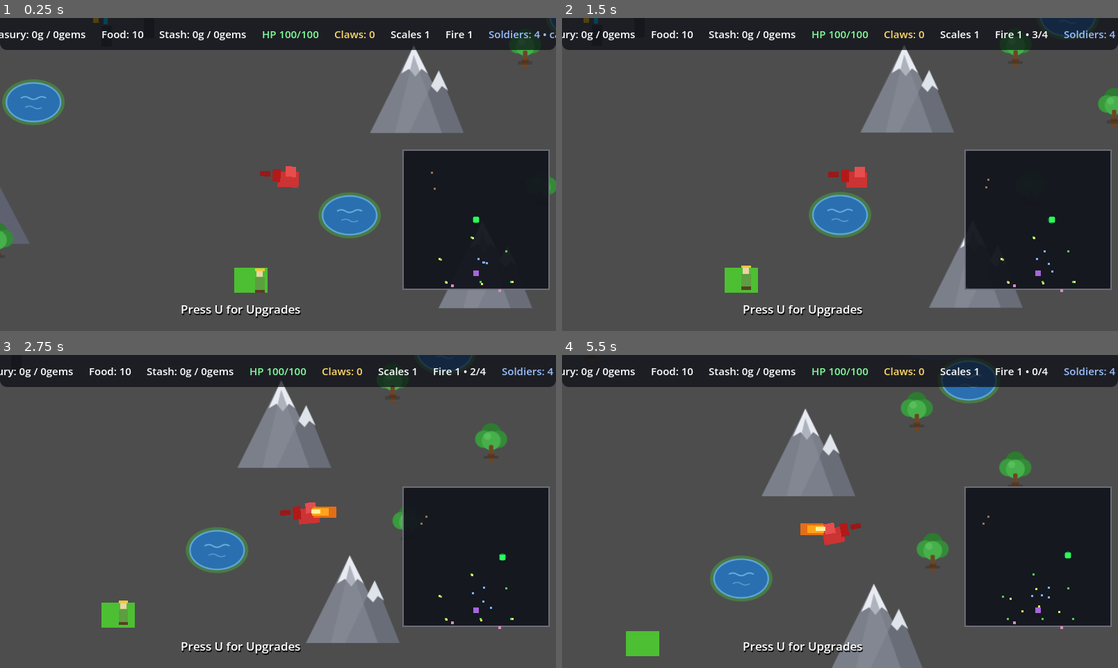
Above: before the commit, frames 1-4 (two rows, left to right).
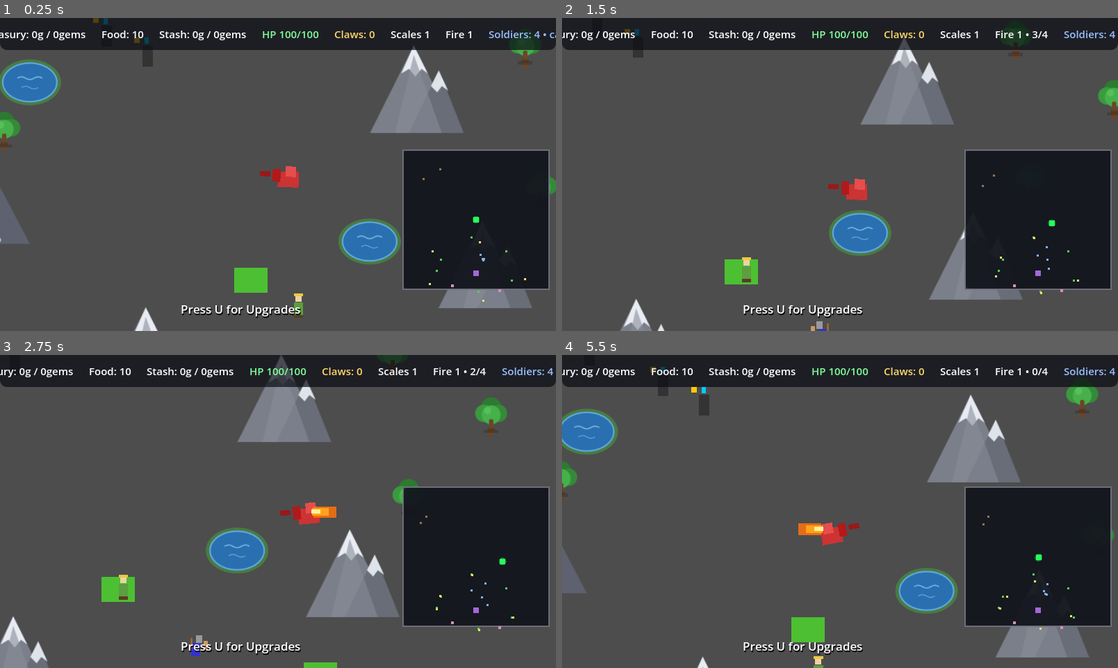
Above: after the commit, the same moments.

Repository: hyperdrive/dragonheart
Game: Godot game, scene res://scenes/main/Main.tscn
The game is run twice, just before and just after one commit, with the same random seed, the same clock (stepped at 60 frames per second) and the same inputs.
Inputs:
- Up to frame 1 (0.25 s): no input
- Up to frame 2 (1.5 s): tap U at 0.5, 1.25 s; hold D (move_right) 0.53-1.28 s; tap Space (fire) at 0.6, 1.35 s; hold S (move_down) from 1.28 s (still down)
- Up to frame 3 (2.75 s): tap U at 2 s; release S (move_down) at 2.03 s; hold D (move_right) from 2.03 s (still down); tap Space (fire) at 2.1 s
- Up to frame 4 (5.5 s): tap U at 2.75, 3.5, 4.25 s; release D (move_right) at 2.78 s; hold W (move_up) 2.78-3.53 s; tap Space (fire) every 0.75 s from 2.85 to 5.1 s; hold A (move_left) 3.53-5.03 s; hold S (move_down) from 5.03 s (still down)

The runs differ from the first frame. In frame 1, 4.9% of the frame differs, in the area x 0-100%, y 0-100%; in frame 2, 5.8%; in frame 3, 10%; in frame 4, 17%, in the area x 0-100%, y 1-100%.

Commit message:
Farm placement rules: field claims, gold regrow, tame meals, terrain registry
User rule batch:
- ONE farmer per field: Field claim lease (claimant_id + claim_expires,
  auto-expiring so fled/dead farmers can't lock plots). Farmer takes the
  claim at pick time, releases on completion, death, and any tree state
  leaving MOVING/WORKING (flee preemption, burnt-mid-tend abort).
- Fields respawn on city gold: one STUBBLE field regrows (instantly) per
  gold delivery via WorldManager._regrow_fields_on_gold; food and gems
  explicitly do not count. Natural slow regrow timer stays as fallback.
- Tamer meals: pig heals 5 (was 15), cow heals 10 (was 25). Flame
  recharge is now heal-gated: Dragon.eat_animal grants charges only when
  the meal actually healed (partial heals count; full-health dragon
  gains nothing and gets a hint print).
- Placement bug fix: unified footprint registry (WorldManager
  _terrain_clearances + FOOTPRINT_RADIUS) - landmarks, fields, mines and
  scenery all register their position+radius during world generation, and
  every later placement (scenery, mines, field jitter) resolves clearance
  against the full registry (self + other + 30px margin). No more
  randomly overlapping terrain/fields; fields also keep the 420px city
  ring with edge clamping (min 205px city clearance guaranteed).

Probes (headless, zero errors): claim exclusivity lobbed across two
farmers (different plots; all-claimed yields TARGET_NONE; lease expiry
frees; release idempotent); gold regrow + food/gem negatives; eat rules
(full-health no-charge hint, pig +5/+1, cow +10/+2 clamp at 4, partial
heal grants); placement registry 6/6 randomized layouts clean (two probe
false-positives tightened: NPCs aren't scenery, boundary walls excluded).
Full-run regression quit-after 3000: zero script errors.

Decisions: docs/decisions/2026-11-08-farm-placement-rules.md

Diff:
--- a/scenes/props/CowPen.tscn
+++ b/scenes/props/CowPen.tscn
@@ -6,7 +6,7 @@
 [node name="CowPen" type="Node2D" groups=["cow_pens"]]
 script = ExtResource("2_pen_script")
 animal_name = "cow"
-heal_amount = 25
+heal_amount = 10
 flame_recharge = 2
 
 [node name="FenceBack" type="ColorRect" parent="."]
--- a/scenes/props/PigPen.tscn
+++ b/scenes/props/PigPen.tscn
@@ -6,7 +6,7 @@
 [node name="PigPen" type="Node2D" groups=["pig_pens"]]
 script = ExtResource("2_pen_script")
 animal_name = "pig"
-heal_amount = 15
+heal_amount = 5
 flame_recharge = 1
 
 [node name="FenceBack" type="ColorRect" parent="."]
--- a/scripts/characters/Dragon.gd
+++ b/scripts/characters/Dragon.gd
@@ -257,12 +257,19 @@
 	health = mini(health + food_value, max_health)
 	health_changed.emit(health)
 
-## Animal snacking (called by AnimalPen): health AND flame charges (each
-## capped; overfeed is a waste of a perfectly good cow).
+## Animal snacking (called by AnimalPen): heals AND flame charges — but per
+## the rule change (2026-11-08), flames only return when the meal actually
+## heals: a full-health dragon gets nothing from the table.
 func eat_animal(health_gain: int, flame_recharge: int) -> void:
-	health = mini(health + health_gain, max_health)
-	health_changed.emit(health)
-	var had := flame_charges
-	flame_charges = minf(flame_charges + float(flame_recharge), float(max_flame_charges))
-	if flame_charges != had:
-		flame_charges_changed.emit(int(flame_charges), max_flame_charges)
+	var healed := 0
+	if health < max_health:
+		healed = mini(health_gain, max_health - health)
+		health += healed
+		health_changed.emit(health)
+	if healed > 0:
+		var had := flame_charges
+		flame_charges = minf(flame_charges + float(flame_recharge), float(max_flame_charges))
+		if flame_charges != had:
+			flame_charges_changed.emit(int(flame_charges), max_flame_charges)
+	else:
+		print("Dragon is at full health — eating gives no flame recharge!")
--- a/scripts/main/WorldManager.gd
+++ b/scripts/main/WorldManager.gd
@@ -88,11 +88,23 @@
 ## Pending NPC respawns: {"type", "position", "timer_left"} — gated on the
 ## matching pen having a live animal (farmer↔pig, miner↔cow).
 var _respawn_queue: Array[Dictionary] = []
-var _respawn_check_timer: float = 0.0
 var _soldier_timer: Timer
 var _swarm_timer: Timer
 ## Blocking scenery footprint (position + radius) for spawn-clearance checks.
+## Grows during world generation: landmarks, fields and mines all register,
+## so every later placement (scenery, mines, NPC jitter) keeps clear of all
+## of it — no more overlapping terrain.
 var _terrain_clearances: Array = []
+
+## Footprint radii used for registration/probing (visual, in px).
+const FOOTPRINT_RADIUS := {
+	"city": 120.0, "pig_pen": 85.0, "cow_pen": 85.0, "lair": 100.0,
+	"tower": 75.0, "field": 55.0, "tree": 30.0, "lake": 85.0,
+	"mountain": 80.0, "mine": 30.0,
+}
+
+func register_footprint(position: Vector2, radius: float) -> void:
+	_terrain_clearances.append({"pos": position, "radius": radius})
 
 
 func _ready() -> void:
@@ -128,12 +140,18 @@
 
 func generate_world() -> void:
 	spawn_entity("city", 1, city_position)
+	register_footprint(city_position, FOOTPRINT_RADIUS["city"])
 	spawn_entity("pig_pen", 1, pig_pen_position)
+	register_footprint(pig_pen_position, FOOTPRINT_RADIUS["pig_pen"])
 	spawn_entity("cow_pen", 1, cow_pen_position)
+	register_footprint(cow_pen_position, FOOTPRINT_RADIUS["cow_pen"])
 	spawn_entity("lair", 1, lair_position)     # solid like other mountains
+	register_footprint(lair_position, FOOTPRINT_RADIUS["lair"])
 	spawn_entity("tower", 1, tower_position)   # wizard upgrades landmark
+	register_footprint(tower_position, FOOTPRINT_RADIUS["tower"])
 	spawn_fields()
-	# Scenery avoids ALL landmarks (incl. lair + tower) with clearances.
+	# Scenery avoids ALL registered footprints (landmarks + fields) with
+	# per-spot radius padding — no more visual overlaps with the farm belt.
 	spawn_scenery()
 	spawn_entity("mine", mine_count, mine_center, 180.0)
 	spawn_farmers()
@@ -145,16 +163,22 @@
 
 
 ## Fields ring the farm belt — deliberately FARTHER from the city (user
-## request): the dragon burning crops is the consequence loop, but the pen
-## cluster stays defensible. Clamped inside the world bounds.
+## request): each placement resolves against the whole footprint registry
+## (landmarks AND each other) so plots never collide before anything is
+## placed on top.
 func spawn_fields() -> void:
 	var margin := 80.0
+	var field_radius: float = FOOTPRINT_RADIUS["field"]
 	for i in field_count:
 		var angle := TAU * float(i) / float(field_count) + 0.4
-		var position := city_position + Vector2.RIGHT.rotated(angle) * 420.0
-		position.x = clampf(position.x, -world_size.x / 2 + margin, world_size.x / 2 - margin)
-		position.y = clampf(position.y, -world_size.y / 2 + margin, world_size.y / 2 - margin)
+		var anchor := city_position + Vector2.RIGHT.rotated(angle) * 420.0
+		anchor.x = clampf(anchor.x, -world_size.x / 2 + margin, world_size.x / 2 - margin)
+		anchor.y = clampf(anchor.y, -world_size.y / 2 + margin, world_size.y / 2 - margin)
+		var position := _terrain_free_position(anchor, field_radius)
+		if position == Vector2.INF:
+			position = anchor  # map too crowded at this spot; never lose a field
 		spawn_entity("field", 1, position)
+		register_footprint(position, field_radius)
 		field_positions.append(position)
 
 
@@ -172,15 +196,13 @@
 		entity_spawned.emit("farmer", position)
 
 
-## Blocking scenery: trees, lakes, mountains — placed clear of all features
-## (city, fields, pens, dragon start) so travel routes stay open.
+## Blocking scenery: trees, lakes, mountains — placed clear of EVERYTHING in
+## the footprint registry (landmarks, fields) with proper radius padding.
+## Only the dragon's spawn clearing stays a special protected spot.
 func spawn_scenery() -> void:
 	var protected: Array = [
-		city_position, Vector2.ZERO, pig_pen_position, cow_pen_position,
-		lair_position, tower_position,
+		{"pos": Vector2.ZERO, "pad": 90.0},  # dragon start
 	]
-	for field_pos: Vector2 in field_positions:
-		protected.append(field_pos)
 	var counts := [tree_count, lake_count, mountain_count]
 	for kind_id in counts.size():
 		for i in counts[kind_id]:
@@ -193,11 +215,13 @@
 			var obstacle := scene.instantiate()
 			obstacle.global_position = position
 			add_child(obstacle)
-			_terrain_clearances.append({"pos": position, "radius": radius})
+			register_footprint(position, radius)
 			entity_spawned.emit("terrain", position)
 
 
-## Jitter around an anchor until the spot is reasonably free of scenery.
+## Jitter around an anchor until the spot is reasonably free (checks the
+## whole footprint registry); `protected` overrides use dict spots:
+## {"pos": Vector2, "pad": float} — blocked inside protected_margin + pad.
 func _terrain_free_position(anchor: Vector2, self_radius: float,
 	protected := [] as Array, protected_margin := 90.0) -> Vector2:
 	var rng := RandomNumberGenerator.new()
@@ -219,8 +243,9 @@
 		if blocked:
 			continue
 		var clear := true
-		for spot: Vector2 in protected:
-			if candidate.distance_to(spot) < protected_margin:
+		for spot: Dictionary in protected:
+			if candidate.distance_to(spot["pos"]) \
+					< protected_margin + float(spot.get("pad", 0.0)):
 				clear = false
 				break
 		if clear:
@@ -288,6 +313,10 @@
 			if soldier != null:
 				soldier.home_position = soldier.global_position
 				soldier.npc_died.connect(_on_npc_died.bind(soldier))
+		"mine":
+			var mine := instance as Node2D
+			if mine != null:
+				register_footprint(mine.global_position, FOOTPRINT_RADIUS["mine"])
 
 
 ## Jittered position inside the mining district (spreads miners across it).
@@ -422,6 +451,19 @@
 func _on_resource_delivered(_npc_type: String, res_type: String, amount: int) -> void:
 	if game_manager != null:
 		game_manager.deposit_treasury(res_type, amount)
+	# A payment reaching the treasury sows one burnt field again (rule
+	# 2026-11-08) — gold literally makes the farm belt come back.
+	if res_type == "gold":
+		_regrow_fields_on_gold()
+
+## One STUBBLE field per gold delivery (fields in the RP order they appear
+## in the group; the rest keep waiting on the fund).
+func _regrow_fields_on_gold() -> void:
+	for node: Node in get_tree().get_nodes_in_group("fields"):
+		var field := node as Field
+		if field != null and not field.is_workable():
+			field.regrow()
+			return
 
 ## Farm cycle pays for livestock: one pig-pen slot and one cow-pen slot
 ## attempt per delivery, each paid from the food pool.
--- a/scripts/npcs/Farmer.gd
+++ b/scripts/npcs/Farmer.gd
@@ -45,6 +45,9 @@
 	behavior_tree = BehaviorTree.new()
 	add_child(behavior_tree)
 	behavior_tree.setup(self)
+	# Aborted work (burnt mid-tend, flee preemption) leaves a stale field
+	# claim — hand the plot back the instant work is no longer in progress.
+	behavior_tree.state_changed.connect(_on_tree_state_changed)
 	behavior_tree.register_activity(
 		"tend_fields", 20,
 		_pick_field_target, tend_work_time * level_multiplier(),
@@ -88,21 +91,27 @@
 
 # --- activity providers & completers --------------------------------------
 
-## Nearest GROWN field; TARGET_NONE when town has no workable fields
-## (burnt acreage temporarily removes targets — the consequence loop).
-## Stateful: caches the chosen field node for the mid-work abort gate.
+## Nearest GROWN field that is not claimed by another farmer (rule
+## 2026-11-08: one farmer per field at a time); TARGET_NONE when town has no
+## workable unclaimed acreage. Stateful: caches the chosen field node for the
+## mid-work abort gate, and takes the field's claim lease.
 func _pick_field_target() -> Vector2:
 	_current_field = null
 	var best: Vector2 = BehaviorTree.TARGET_NONE
 	var best_dist := INF
 	for field: Node2D in get_tree().get_nodes_in_group("fields"):
-		if not field.has_method("is_workable") or not field.is_workable():
+		var plot := field as Field
+		if plot == null:
+			continue
+		if not plot.is_workable() or plot.is_claimed_other(get_instance_id()):
 			continue
 		var dist := global_position.distance_squared_to(field.global_position)
 		if dist < best_dist:
 			best_dist = dist
 			best = field.global_position
-			_current_field = field
+			_current_field = plot
+	if _current_field != null:
+		_current_field.claim(get_instance_id(), _claim_lease_ms())
 	return best
 
 ## Work-phase gate: field burnt (or freed) while working → abort without yield.
@@ -110,6 +119,28 @@
 	return _current_field != null \
 		and is_instance_valid(_current_field) \
 		and _current_field.is_workable()
+
+## Claim lease: comfortably covers the walk to a far field + work + slack.
+## Abandonment (flee, garbage-death) self-heals when the lease lapses.
+func _claim_lease_ms() -> int:
+	return int((tend_work_time * level_multiplier() + 14.0) * 1000.0)
+
+## The plot is free again once this farmer is done with it.
+func _release_field() -> void:
+	if _current_field != null and is_instance_valid(_current_field):
+		(_current_field as Field).release(get_instance_id())
+	_current_field = null
+
+## Work is no longer in progress (flee preemption, burnt-mid-tend abort):
+## drop the stale claim immediately instead of making the town wait out the
+## lease. Normal completion already released (this becomes a no-op). Gated to
+## FLEEING/IDLE so the claim survives its own pick → MOVING commit.
+func _on_tree_state_changed(new_state: BehaviorTree.State) -> void:
+	if new_state == BehaviorTree.State.MOVING \
+			or new_state == BehaviorTree.State.WORKING:
+		return
+	if _current_field != null:
+		_release_field()
 
 func _pick_pigs_target() -> Vector2:
 	return pig_pen_position + Vector2(randf_range(-40, 40), randf_range(-40, 40))
@@ -129,6 +160,7 @@
 func _complete_field_tend() -> void:
 	field_tended.emit()
 	food_carrying += food_per_tend * npc_level
+	_release_field()  # plot up for grabs again (incl. re-picking it himself)
 	print("Farmer tended fields — carrying %d food" % food_carrying)
 
 func _complete_pigs_tend() -> void:
@@ -142,3 +174,8 @@
 		food_delivered.emit(food_carrying)
 		print("Farmer delivered %d food to town" % food_carrying)
 		food_carrying = 0
+
+## A dead farmer cannot keep a field claimed.
+func die() -> void:
+	_release_field()
+	super.die()
--- a/scripts/systems/Field.gd
+++ b/scripts/systems/Field.gd
@@ -16,6 +16,10 @@
 @export var regrow_time: float = 30.0
 
 var state: FieldState = FieldState.GROWN
+## One farmer per field (rule 2026-11-08): claim carries an auto-expiring
+## lease so deaths/flees can't lock a plot forever.
+var claimant_id: int = 0
+var claim_expires: int = 0
 
 @onready var crops_visual: ColorRect = $Crops
 @onready var regrow_timer: Timer = $RegrowTimer
@@ -27,8 +31,10 @@
 	add_to_group("fields")
 	regrow_timer.timeout.connect(_on_regrow_timeout)
 
-## Dragon fire entry point (Dragon.tscn FireArea calls burn() on group
-## "flammable" members). Burning is instant: crops collapse to stubble at once.
+## Dragon fire entry point: the Dragon's breath-cone scan calls burn() on
+## this node (see Dragon._ignite_flammables). Burning is instant: crops
+## collapse to stubble at once. The claim stays until the lease lapses or
+## the holder releases — a burnt plot is unworkable, so no one contests it.
 func burn() -> void:
 	if state != FieldState.GROWN:
 		return
@@ -38,6 +44,17 @@
 	print("Field burnt at ", global_position)
 	field_burnt.emit(self)
 
+## City gold sows the field again (rule 2026-11-08): instant regrow, one field
+## per gold delivery (WorldManager picks which).
+func regrow() -> void:
+	if state != FieldState.STUBBLE:
+		return
+	state = FieldState.GROWN
+	crops_visual.color = COLOR_GROWN
+	regrow_timer.stop()
+	field_ready.emit(self)
+	print("Field regrown (sown by city gold) at ", global_position)
+
 ## Kept for FireArea compatibility (burning here is instant, not sustained).
 func stop_burning() -> void:
 	pass
@@ -46,6 +63,24 @@
 func is_workable() -> bool:
 	return state == FieldState.GROWN
 
+# --- single-farmer claim (rule 2026-11-08) -----------------------------------
+
+## True when another farmer currently holds the plot (lease still live).
+func is_claimed_other(for_id: int) -> bool:
+	return claimant_id != 0 and claimant_id != for_id \
+		and Time.get_ticks_msec() < claim_expires
+
+## Take the claim; the lease self-expires AFTER p_work window + slack, covering
+## abandonment paths (flee mid-claim, death) without dangling locks.
+func claim(claimant: int, lease_ms: int) -> void:
+	claimant_id = claimant
+	claim_expires = Time.get_ticks_msec() + lease_ms
+
+## Hand back the plot (activity completed normally, or retire the farmer).
+func release(claimant: int) -> void:
+	if claimant_id == claimant:
+		claimant_id = 0
+
 func _on_regrow_timeout() -> void:
 	state = FieldState.GROWN
 	crops_visual.color = COLOR_GROWN
Not shown, added: docs/decisions/2026-11-08-farm-placement-rules.md
